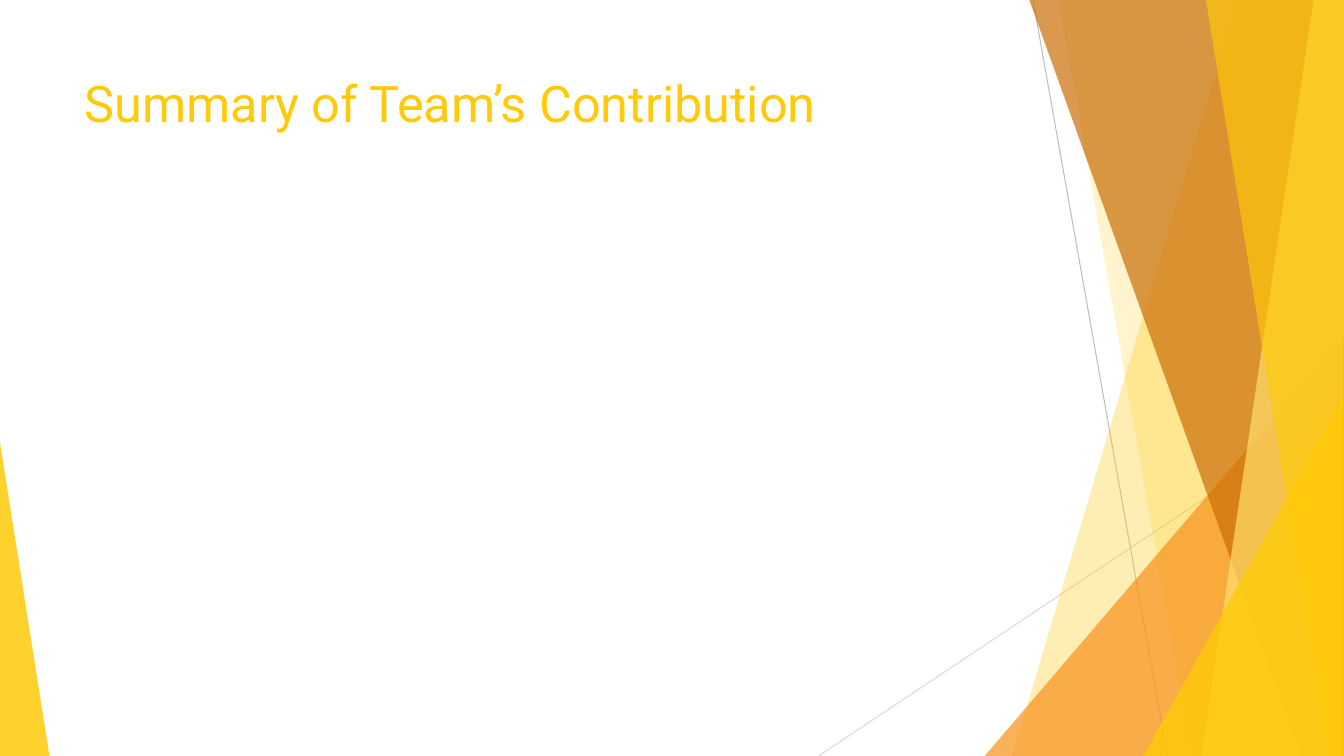
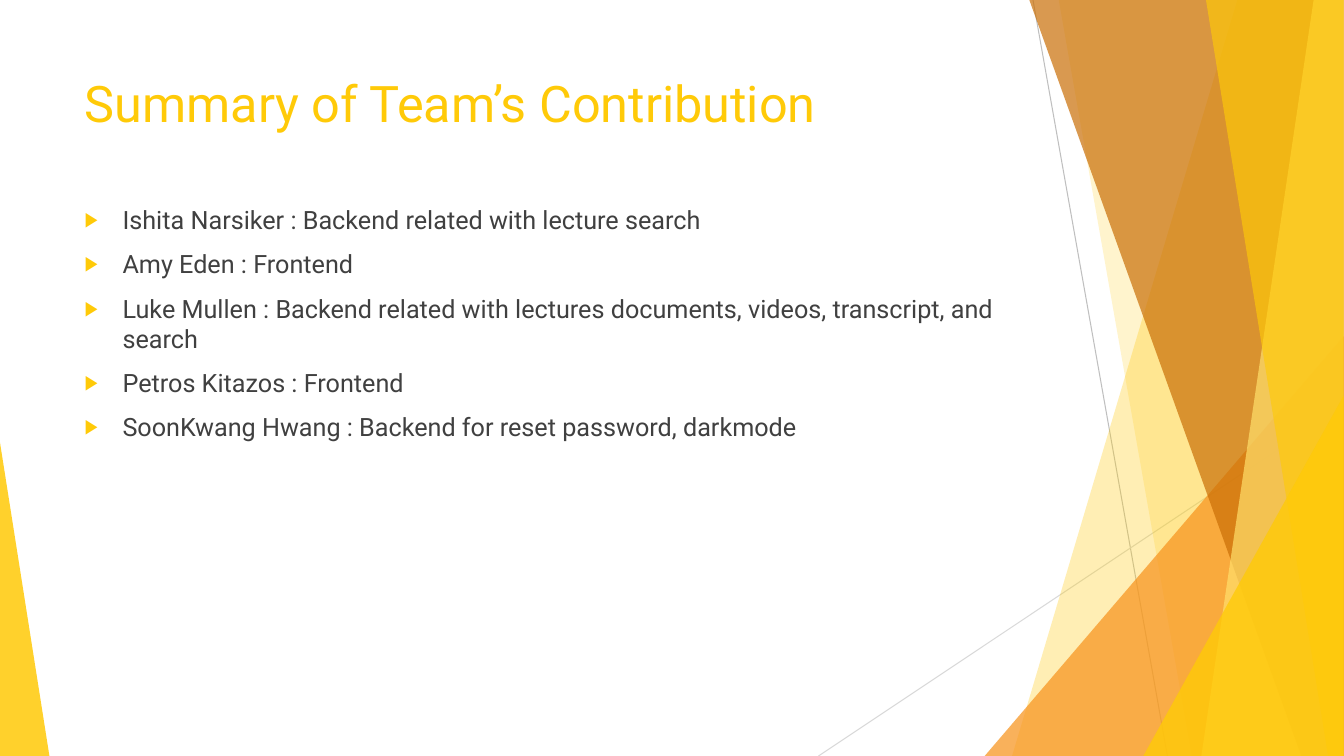
Before and after one commit to Ishitanarsiker/WAD2_GroupProject, a slide deck: slide 8 of Presentation.pptx (slide 4 before the commit). Drawn at 1344x756 pixels with LibreOffice and Linux fonts; fonts in the diff are those of the drawing. Boxes give left, top, right and bottom in pixels: in the first picture for what was removed or moved away, otherwise in the second. Text is boxed around its words. In the diff, an @@ line names an element or a change of style, - is before the commit and + after.

```diff
--- a/Presentation.pptx
+++ b/Presentation.pptx
@@ text added at box(123, 210, 993, 442), 18 pt, text #404040 @@
+▶ Ishita Narsiker : Backend related with lecture search
+▶ Amy Eden : Frontend
+▶ Luke Mullen : Backend related with lectures documents, videos, transcript, and search
+▶ Petros Kitazos : Frontend
+▶ SoonKwang Hwang : Backend for reset password, darkmode
```
Also in this commit, not shown: 1 other slide changed.
